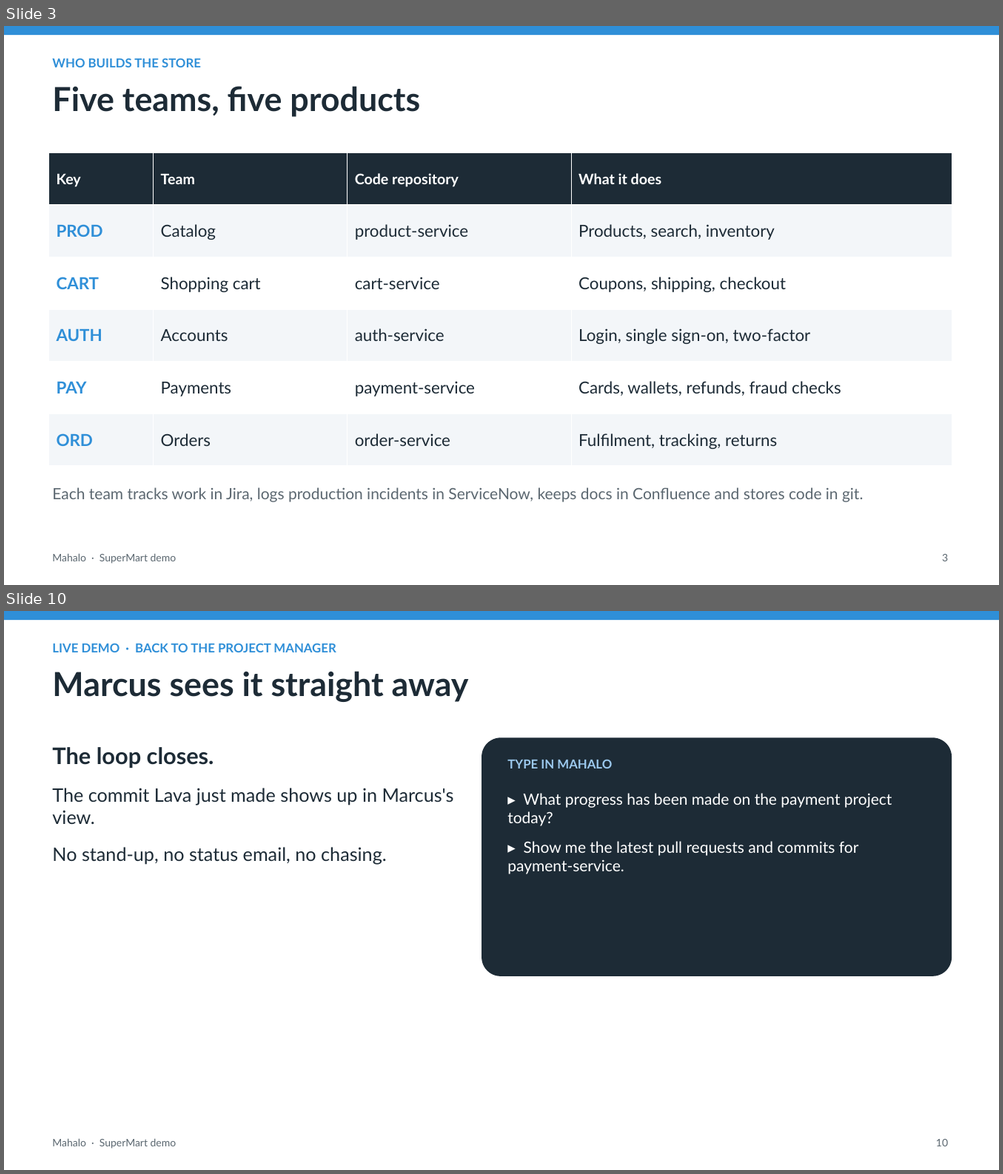
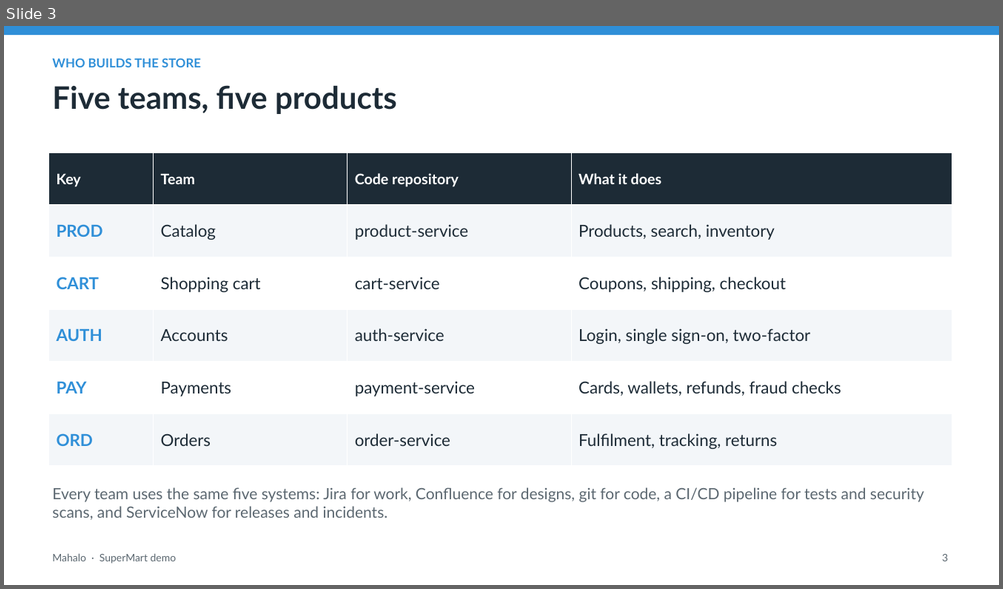
Before and after one commit to tjblavakumar/mahalo-agentcore, a slide deck: docs/Mahalo_SuperMart_Demo.pptx. Shown one above the other, each under a label of ours: slides 3 and 10 before the commit, slide 3 after it; the slides between them are not shown. The pictures are 1003x1174 and 1003x589 pixels, drawn with LibreOffice and Linux fonts; fonts in the diff are those of the drawing. Boxes give left, top, right and bottom in pixels: in the first picture for what was removed or moved away, otherwise in the second. Text is boxed around its words. In the diff, an @@ line names an element or a change of style, - is before the commit and + after.

Commit message:
docs: deck and demo script follow one feature (PAY-109) end to end with all four personas, CI/CD and the login briefing

```diff
--- a/docs/Mahalo_SuperMart_Demo.pptx
+++ b/docs/Mahalo_SuperMart_Demo.pptx
@@ slide 10 removed at [4, 611, 999, 1170], background #FFFFFF @@
@@ rectangle removed at [4, 611, 999, 620] @@
@@ text removed at [52, 643, 336, 652] @@
-LIVE DEMO · BACK TO THE PROJECT MANAGER
@@ text removed at [52, 671, 469, 702] @@
-Marcus sees it straight away
@@ rounded rectangle removed at [481, 738, 951, 977] @@
@@ text removed at [52, 747, 454, 864] @@
-The loop closes.
-The commit Lava just made shows up in Marcus's view.
-No stand-up, no status email, no chasing.
@@ text removed at [507, 759, 612, 769] @@
-TYPE IN MAHALO
@@ text removed at [507, 793, 891, 874] @@
-▸ What progress has been made on the payment project today?
-▸ Show me the latest pull requests and commits for payment-service.
@@ text removed at [52, 1139, 176, 1149] @@
-Mahalo · SuperMart demo
@@ text removed at [936, 1139, 948, 1147] @@
-10
@@ slide 3 changed as well @@
@@ text "Five teams, five products" at [52, 85, 397, 114]: size 32 to 30 pt @@
@@ text at [52, 488, 924, 520]: text changed @@
-Each team tracks work in Jira, logs production incidents in ServiceNow, keeps docs in Confluence and stores code in git.
+Every team uses the same five systems: Jira for work, Confluence for designs, git for code, a CI/CD pipeline for tests and security scans, and ServiceNow for releases and incidents.
```
Also in this commit, not shown: 9 other slides changed, 5 slides added, 1 other slide removed, 5 other files.
